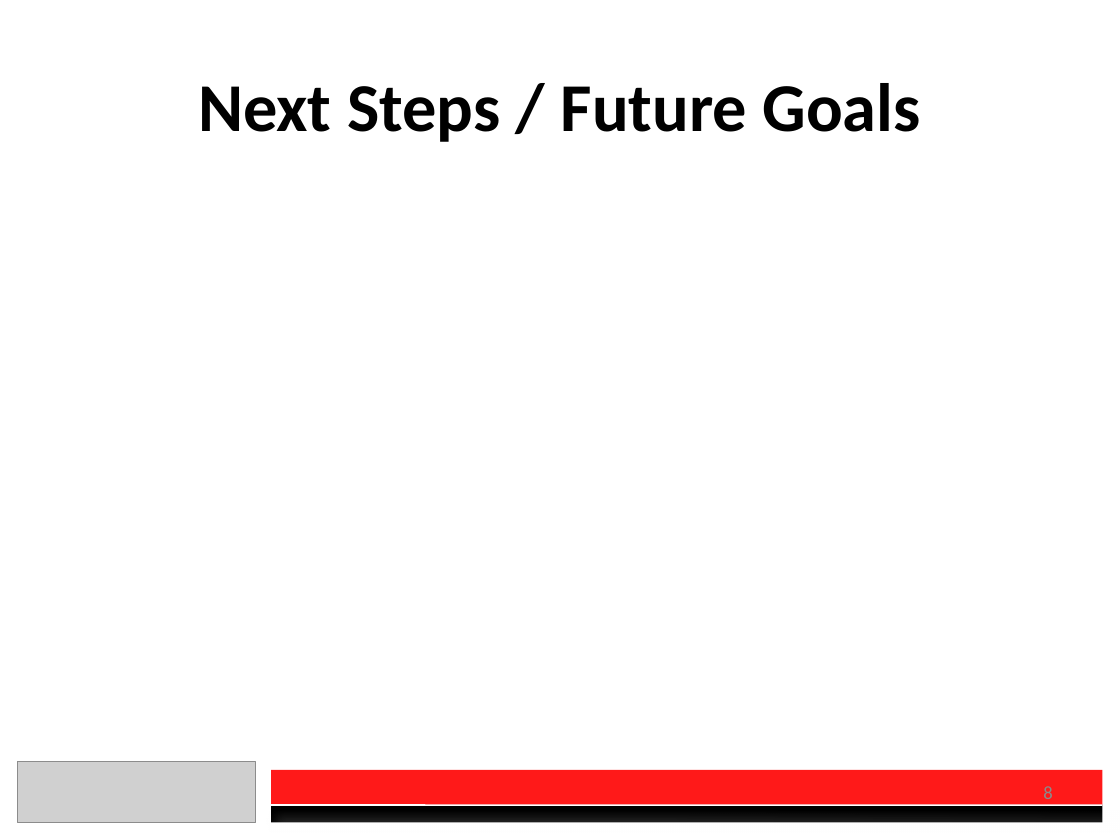
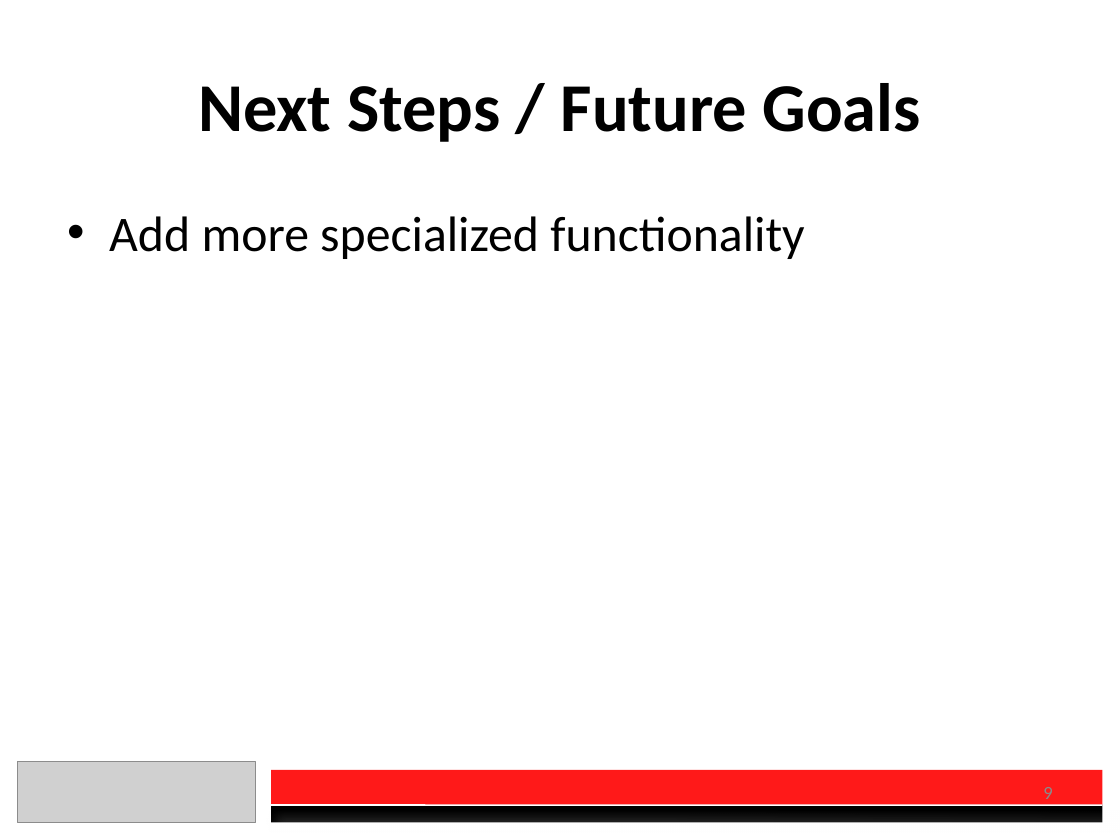
Before and after one commit to charberg/CEC2016, a slide deck: slide 9 of Presentation.pptx (slide 8 before the commit). Drawn at 1120x840 pixels with LibreOffice and Linux fonts; fonts in the diff are those of the drawing; grey boxes stand for pictures. Boxes give left, top, right and bottom in pixels: in the first picture for what was removed or moved away, otherwise in the second. Text is boxed around its words. In the diff, an @@ line names an element or a change of style, - is before the commit and + after.

```diff
--- a/Presentation.pptx
+++ b/Presentation.pptx
@@ text added at [109, 216, 804, 259], 32 pt, text #000000 @@
+• Add more specialized functionality
@@ page number at [1043, 787, 1052, 805]: text changed @@
-8
+9
```
Also in this commit, not shown: 4 other slides changed, 1 slide added, 2 other files.
